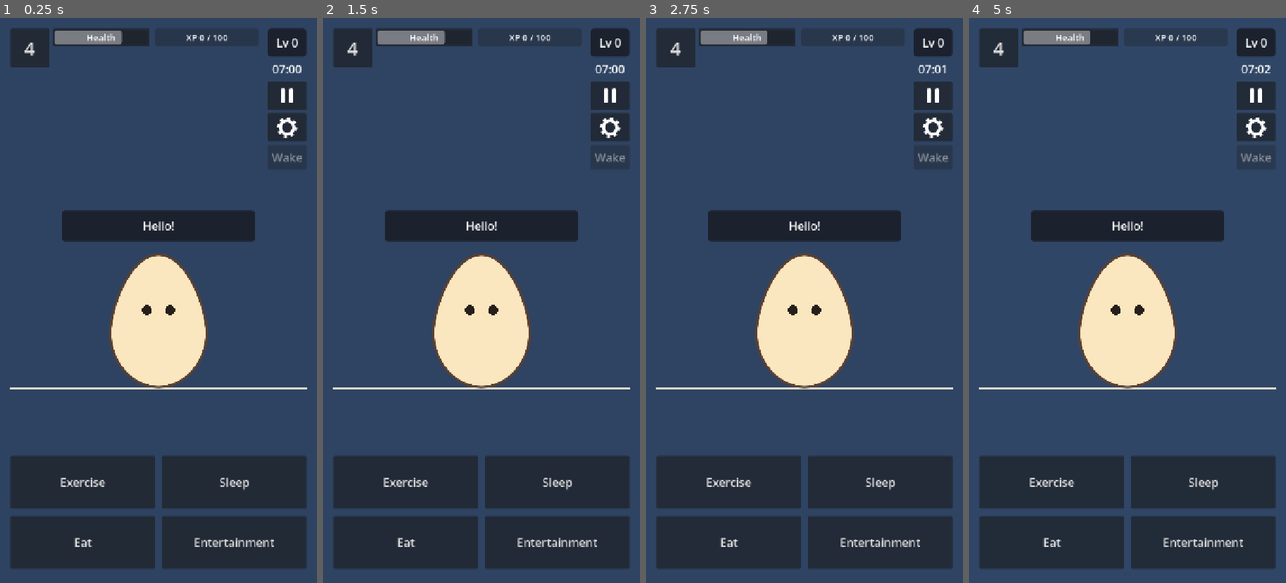
Above: before the commit, frames 1-4 (left to right).
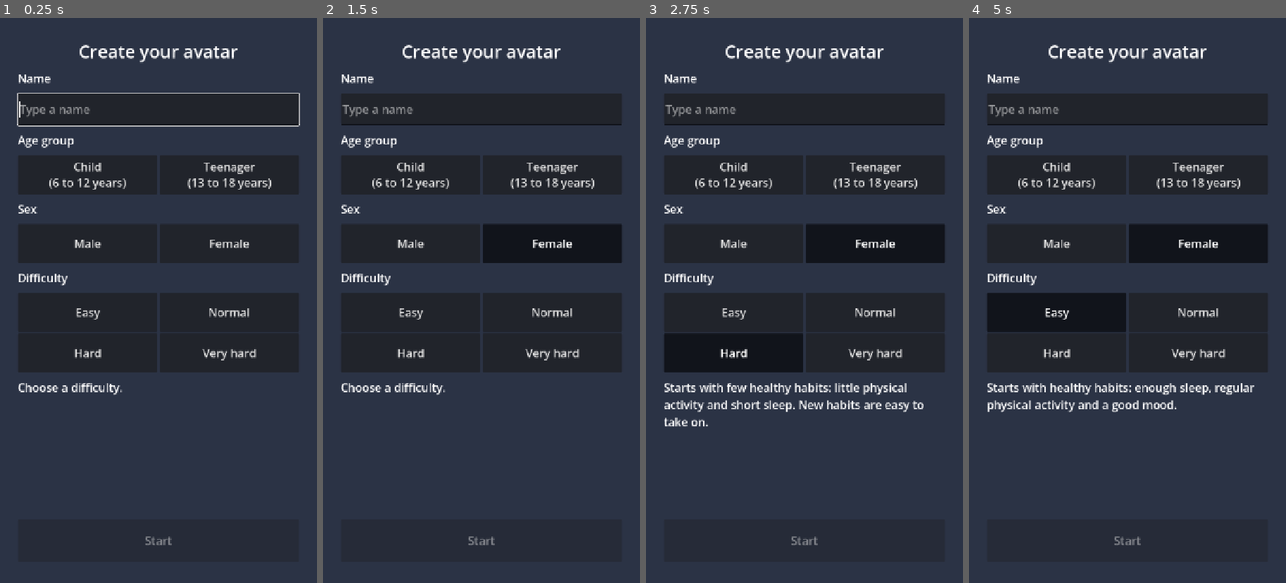
Above: after the commit, the same moments.

Repository: RomesQuiet/bio-streams-CMP
Game: Godot game, scene res://scenes/main.tscn
Two runs of this game, one before a commit and one after it. Both use one fixed random seed, a clock stepped at 60 frames per second and the inputs below.
Inputs (mouse positions are in pixels of both pictures, inside the frame that each line leads up to):
- Up to frame 1 (0.25 s): no input
- Up to frame 2 (1.5 s): click (411, 244) at 0.5 s, where only the run after the commit has a clickable "Male"; click (551, 244) at 1.25 s, where only the run after the commit has a clickable "Female"
- Up to frame 3 (2.75 s): click (734, 351) at 2 s, where only the run after the commit has a clickable "Hard"
- Up to frame 4 (5 s): click (1197, 351) at 2.75 s, where only the run after the commit has a clickable "Very hard"; click (1057, 311) at 3.5 s, where only the run after the commit has a clickable "Easy"; click (1057, 311) at 4.25 s, where only the run after the commit has a clickable "Easy"

The runs differ from the first frame. In frame 1, 75% of the frame differs, in the area x 0-100%, y 0-100%; in frame 2, 75%; in frame 3, 75%; in frame 4, 75%.

Commit message:
task 2 ml 3

Diff:
--- a/data/config.json
+++ b/data/config.json
@@ -76,5 +76,9 @@
 	"defaults": {
 		"language": { "value": "pt", "placeholder": true, "comment": "Starting language until settings exist. pt or en." },
 		"avatar_name": { "value": "", "placeholder": true, "comment": "Set on the avatar creation screen." }
+	},
+
+	"creation": {
+		"name_max_length": { "value": 20, "placeholder": true, "comment": "Most characters allowed in the avatar's name." }
 	}
 }
--- /dev/null
+++ b/scenes/ui/creation.tscn
@@ -0,0 +1,95 @@
+[gd_scene format=3]
+
+[ext_resource type="Script" path="res://scripts/ui/creation.gd" id="1_creation"]
+
+[node name="Creation" type="Control"]
+layout_mode = 3
+anchors_preset = 15
+anchor_right = 1.0
+anchor_bottom = 1.0
+grow_horizontal = 2
+grow_vertical = 2
+script = ExtResource("1_creation")
+
+[node name="Background" type="ColorRect" parent="."]
+layout_mode = 1
+anchors_preset = 15
+anchor_right = 1.0
+anchor_bottom = 1.0
+grow_horizontal = 2
+grow_vertical = 2
+mouse_filter = 2
+color = Color(0.17, 0.2, 0.27, 1)
+
+[node name="Margin" type="MarginContainer" parent="."]
+layout_mode = 1
+anchors_preset = 15
+anchor_right = 1.0
+anchor_bottom = 1.0
+grow_horizontal = 2
+grow_vertical = 2
+theme_override_constants/margin_left = 40
+theme_override_constants/margin_top = 48
+theme_override_constants/margin_right = 40
+theme_override_constants/margin_bottom = 48
+
+[node name="Layout" type="VBoxContainer" parent="Margin"]
+layout_mode = 2
+theme_override_constants/separation = 16
+
+[node name="Title" type="Label" parent="Margin/Layout"]
+layout_mode = 2
+theme_override_font_sizes/font_size = 40
+text = "Create your avatar"
+horizontal_alignment = 1
+
+[node name="NameLabel" type="Label" parent="Margin/Layout"]
+layout_mode = 2
+text = "Name"
+
+[node name="NameEdit" type="LineEdit" parent="Margin/Layout"]
+unique_name_in_owner = true
+custom_minimum_size = Vector2(0, 72)
+layout_mode = 2
+placeholder_text = "Type a name"
+
+[node name="AgeLabel" type="Label" parent="Margin/Layout"]
+layout_mode = 2
+text = "Age group"
+
+[node name="AgeButtons" type="HBoxContainer" parent="Margin/Layout"]
+unique_name_in_owner = true
+layout_mode = 2
+
+[node name="SexLabel" type="Label" parent="Margin/Layout"]
+layout_mode = 2
+text = "Sex"
+
+[node name="SexButtons" type="HBoxContainer" parent="Margin/Layout"]
+unique_name_in_owner = true
+layout_mode = 2
+
+[node name="DifficultyLabel" type="Label" parent="Margin/Layout"]
+layout_mode = 2
+text = "Difficulty"
+
+[node name="DifficultyButtons" type="GridContainer" parent="Margin/Layout"]
+unique_name_in_owner = true
+layout_mode = 2
+columns = 2
+
+[node name="DifficultyInfo" type="Label" parent="Margin/Layout"]
+unique_name_in_owner = true
+custom_minimum_size = Vector2(0, 150)
+layout_mode = 2
+autowrap_mode = 3
+
+[node name="Spacer" type="Control" parent="Margin/Layout"]
+layout_mode = 2
+size_flags_vertical = 3
+
+[node name="StartButton" type="Button" parent="Margin/Layout"]
+unique_name_in_owner = true
+custom_minimum_size = Vector2(0, 96)
+layout_mode = 2
+text = "Start"
--- a/scripts/autoload/game_state.gd
+++ b/scripts/autoload/game_state.gd
@@ -8,6 +8,8 @@
 
 ## Values that always stay between 0 and 1.
 const MEASURES_0_TO_1 := ["physical", "mental", "sleep", "hunger", "muscle"]
+## The player's choices on the avatar creation screen. Empty means not chosen yet.
+const CHOICE_KEYS := ["avatar_name", "age_group", "sex", "difficulty"]
 
 # Measures: physical, mental and sleep go from 0 to 1. Health goes from 1 to 5 and
 # always equals the health formula, so it rises and falls with the measures.
@@ -26,6 +28,12 @@
 ## Avatar hours spent at high health without a break (for the XP bonus).
 var high_health_hours: float
 var avatar_name: String
+## "child" or "teenager".
+var age_group: String
+## "male" or "female".
+var sex: String
+## "easy", "normal", "hard" or "very_hard".
+var difficulty: String
 var language: String
 
 ## Health as a whole number from 1 to 5 (health rounded). Shown in the health level box.
@@ -63,6 +71,9 @@
 	xp = Config.get_float("xp.start")
 	high_health_hours = 0.0
 	avatar_name = Config.get_string("defaults.avatar_name")
+	age_group = ""
+	sex = ""
+	difficulty = ""
 	language = Config.get_string("defaults.language")
 	changed.emit()
 
@@ -81,6 +92,9 @@
 		"xp": xp,
 		"high_health_hours": high_health_hours,
 		"avatar_name": avatar_name,
+		"age_group": age_group,
+		"sex": sex,
+		"difficulty": difficulty,
 		"language": language,
 	}
 
@@ -98,9 +112,26 @@
 	xp = float(data.get("xp", xp))
 	high_health_hours = float(data.get("high_health_hours", high_health_hours))
 	avatar_name = str(data.get("avatar_name", avatar_name))
+	age_group = str(data.get("age_group", age_group))
+	sex = str(data.get("sex", sex))
+	difficulty = str(data.get("difficulty", difficulty))
 	language = str(data.get("language", language))
 	health = calculate_health()
 	changed.emit()
+
+
+## True once the avatar has been created (name, age group, sex and difficulty chosen).
+func is_created() -> bool:
+	return has_all_choices(to_dict())
+
+
+## True if saved GameState data (from to_dict()) holds all the creation choices.
+## Saves from before the creation screen do not.
+func has_all_choices(data: Dictionary) -> bool:
+	for key in CHOICE_KEYS:
+		if str(data.get(key, "")).strip_edges().is_empty():
+			return false
+	return true
 
 
 ## Placeholder health formula: weighted average of the three measures,
@@ -188,7 +219,8 @@
 
 func print_state() -> void:
 	print("--- GameState ---")
-	print("avatar_name='%s' language=%s" % [avatar_name, language])
+	print("avatar_name='%s' age_group=%s sex=%s difficulty=%s language=%s" % [
+			avatar_name, age_group, sex, difficulty, language])
 	print("physical=%.2f mental=%.2f sleep=%.2f" % [physical, mental, sleep])
 	print("muscle=%.2f calories_spent=%.0f" % [muscle, calories_spent])
 	print("hunger=%.2f tired=%s" % [hunger, tired])
--- a/scripts/autoload/save_game.gd
+++ b/scripts/autoload/save_game.gd
@@ -64,10 +64,13 @@
 	if event is InputEventKey and event.pressed and not event.echo and event.keycode == KEY_F8:
 		delete_save()
 		print("SaveGame: save deleted, new game started")
+		# Reloading the main screen opens the avatar creation screen.
+		get_tree().reload_current_scene()
 
 
+## Nothing is saved before the avatar is created, so an old save stays until then.
 func _auto_save() -> void:
-	if auto_save_enabled:
+	if auto_save_enabled and GameState.is_created():
 		save_game()
 
 
@@ -147,6 +150,12 @@
 	if int(parsed.get("version", 0)) != SAVE_VERSION:
 		push_warning("SaveGame: ignoring a save with an unknown version")
 		return {}
+	var state: Variant = parsed.get("game_state", {})
+	if not state is Dictionary or not GameState.has_all_choices(state):
+		# Saves from Milestones 1 and 2 have no age group, sex or difficulty:
+		# the player starts a new game on the creation screen.
+		push_warning("SaveGame: ignoring a save without the avatar creation choices")
+		return {}
 	return parsed
 
 
--- /dev/null
+++ b/scripts/ui/creation.gd
@@ -0,0 +1,95 @@
+extends Control
+## Avatar creation screen, shown when there is no save. The player types a name and
+## chooses the age group, sex and difficulty, then Start opens the main screen.
+## Game time does not pass on this screen.
+
+const MAIN_SCENE := "res://scenes/main.tscn"
+
+## Choice id (saved in GameState) -> text on the button.
+const AGE_GROUPS := {
+	"child": "Child\n(6 to 12 years)",
+	"teenager": "Teenager\n(13 to 18 years)",
+}
+const SEXES := {
+	"male": "Male",
+	"female": "Female",
+}
+## Placeholder texts. They describe the starting habits only, in neutral words.
+const DIFFICULTIES := {
+	"easy": {
+		"name": "Easy",
+		"description": "Starts with healthy habits: enough sleep, regular physical activity and a good mood.",
+	},
+	"normal": {
+		"name": "Normal",
+		"description": "Starts with average habits: some physical activity and sleep, with room to improve.",
+	},
+	"hard": {
+		"name": "Hard",
+		"description": "Starts with few healthy habits: little physical activity and short sleep. New habits are easy to take on.",
+	},
+	"very_hard": {
+		"name": "Very hard",
+		"description": "Starts with very few healthy habits: almost no physical activity, very short sleep and a low mood. Changing habits too fast is hard on the mood.",
+	},
+}
+
+@onready var name_edit: LineEdit = %NameEdit
+@onready var age_buttons: HBoxContainer = %AgeButtons
+@onready var sex_buttons: HBoxContainer = %SexButtons
+@onready var difficulty_buttons: GridContainer = %DifficultyButtons
+@onready var difficulty_info: Label = %DifficultyInfo
+@onready var start_button: Button = %StartButton
+
+var _age_group := ""
+var _sex := ""
+var _difficulty := ""
+
+
+func _ready() -> void:
+	Clock.set_paused(true)
+	name_edit.max_length = Config.get_int("creation.name_max_length")
+	name_edit.text_changed.connect(_refresh.unbind(1))
+	_add_choice_buttons(age_buttons, AGE_GROUPS, func(id: String) -> void: _age_group = id)
+	_add_choice_buttons(sex_buttons, SEXES, func(id: String) -> void: _sex = id)
+	var difficulty_names := {}
+	for id in DIFFICULTIES:
+		difficulty_names[id] = DIFFICULTIES[id]["name"]
+	_add_choice_buttons(difficulty_buttons, difficulty_names, func(id: String) -> void: _difficulty = id)
+	start_button.pressed.connect(_on_start_pressed)
+	_refresh()
+	name_edit.grab_focus()
+
+
+## One toggle button per choice. Only one button of the group can be pressed;
+## pressing it calls on_chosen with the choice id.
+func _add_choice_buttons(container: Container, choices: Dictionary, on_chosen: Callable) -> void:
+	var group := ButtonGroup.new()
+	for id in choices:
+		var button := Button.new()
+		button.text = choices[id]
+		button.toggle_mode = true
+		button.button_group = group
+		button.size_flags_horizontal = Control.SIZE_EXPAND_FILL
+		button.custom_minimum_size = Vector2(0, 88)
+		button.pressed.connect(func() -> void:
+			on_chosen.call(id)
+			_refresh())
+		container.add_child(button)
+
+
+func _refresh() -> void:
+	difficulty_info.text = DIFFICULTIES[_difficulty]["description"] if _difficulty else "Choose a difficulty."
+	start_button.disabled = name_edit.text.strip_edges().is_empty() \
+			or _age_group.is_empty() or _sex.is_empty() or _difficulty.is_empty()
+
+
+func _on_start_pressed() -> void:
+	GameState.avatar_name = name_edit.text.strip_edges()
+	GameState.age_group = _age_group
+	GameState.sex = _sex
+	GameState.difficulty = _difficulty
+	GameState.changed.emit()
+	# Unpausing is a key moment, so the new game is saved here.
+	Clock.set_paused(false)
+	get_tree().change_scene_to_file(MAIN_SCENE)
--- a/scripts/ui/main.gd
+++ b/scripts/ui/main.gd
@@ -1,6 +1,8 @@
 extends Control
 ## Main game screen. Shows GameState, Clock and Activities on screen and handles the buttons.
 ## Eat is a placeholder until its task.
+
+const CREATION_SCENE := "res://scenes/ui/creation.tscn"
 
 ## Sky colours. The sky follows the clock (daylight hours in config), not whether
 ## the avatar is awake or asleep.
@@ -52,6 +54,10 @@
 
 
 func _ready() -> void:
+	# A new game (no save) starts on the avatar creation screen.
+	if not GameState.is_created():
+		get_tree().change_scene_to_file.call_deferred(CREATION_SCENE)
+		return
 	health_bar.min_value = Config.get_float("measures.health_min")
 	health_bar.max_value = Config.get_float("measures.health_max")
 	sleep_slider.min_value = Config.get_float("sleep_activity.slider_min_hours")
--- a/tests/activities_test.gd
+++ b/tests/activities_test.gd
@@ -139,6 +139,11 @@
 	_check("entertainment lasts 1 avatar hour", is_equal_approx(float(option.get("duration_hours", 0)), 1.0))
 	var gain: float = option["effects_per_hour"]["mental"]
 	game_state.reset()
+	# A save is only loaded if the avatar was created.
+	game_state.avatar_name = "Test Avatar"
+	game_state.age_group = "child"
+	game_state.sex = "female"
+	game_state.difficulty = "normal"
 	var mental_before: float = game_state.mental
 	clock.debug_speed = 600.0
 	_check("entertainment starts", activities.start("entertainment", "entertainment"))
--- /dev/null
+++ b/tests/creation_test.gd
@@ -0,0 +1,58 @@
+extends SceneTree
+## Tests for the avatar creation screen. Run from the project folder:
+##   Godot --headless --path . -s res://tests/creation_test.gd
+## Nothing is saved, so the real save is never touched.
+
+var _failures := 0
+
+
+func _process(_delta: float) -> bool:
+	var save_game: Node = root.get_node("SaveGame")
+	var game_state: Node = root.get_node("GameState")
+	var clock: Node = root.get_node("Clock")
+	save_game.save_path = "user://test_save.json"
+	save_game.use_web_storage = false
+	save_game.auto_save_enabled = false
+	root.get_node("Activities").reset()
+	game_state.reset()
+	clock.reset()
+	_check("a new game is not created yet", not game_state.is_created())
+
+	var screen: Control = load("res://scenes/ui/creation.tscn").instantiate()
+	root.add_child(screen)
+	_check("game time is paused on the creation screen", clock.paused)
+	var start: Button = screen.get_node("%StartButton")
+	_check("Start is disabled before choosing", start.disabled)
+	_check("two age groups", screen.get_node("%AgeButtons").get_child_count() == 2)
+	_check("two sexes", screen.get_node("%SexButtons").get_child_count() == 2)
+	_check("four difficulties", screen.get_node("%DifficultyButtons").get_child_count() == 4)
+
+	screen.get_node("%AgeButtons").get_child(1).pressed.emit()
+	screen.get_node("%SexButtons").get_child(1).pressed.emit()
+	screen.get_node("%DifficultyButtons").get_child(3).pressed.emit()
+	_check("Start stays disabled without a name", start.disabled)
+	var name_edit: LineEdit = screen.get_node("%NameEdit")
+	name_edit.text = "   "
+	name_edit.text_changed.emit(name_edit.text)
+	_check("a name of only spaces is not accepted", start.disabled)
+	name_edit.text = "  Rui "
+	name_edit.text_changed.emit(name_edit.text)
+	_check("Start is enabled with all four choices", not start.disabled)
+
+	start.pressed.emit()
+	_check("name stored without spaces", game_state.avatar_name == "Rui")
+	_check("age group stored", game_state.age_group == "teenager")
+	_check("sex stored", game_state.sex == "female")
+	_check("difficulty stored", game_state.difficulty == "very_hard")
+	_check("the avatar is created", game_state.is_created())
+	_check("game time runs again after Start", not clock.paused)
+
+	print("%s (%d failed)" % ["ALL PASSED" if _failures == 0 else "SOME FAILED", _failures])
+	quit(1 if _failures > 0 else 0)
+	return true
+
+
+func _check(name: String, ok: bool) -> void:
+	if not ok:
+		_failures += 1
+	print("%s: %s" % ["PASS" if ok else "FAIL", name])
--- a/tests/save_test.gd
+++ b/tests/save_test.gd
@@ -19,8 +19,18 @@
 	game_state.reset()
 	clock.reset()
 
-	# A game in the middle of a sleep, with a name and some XP.
+	# Before the avatar is created nothing is saved automatically.
+	save_game.auto_save_enabled = true
+	save_game._auto_save()
+	save_game.auto_save_enabled = false
+	_check("no autosave before the avatar is created", not FileAccess.file_exists(TEST_PATH))
+
+	# A game in the middle of a sleep, with the creation choices and some XP.
 	game_state.avatar_name = "Test Avatar"
+	game_state.age_group = "teenager"
+	game_state.sex = "male"
+	game_state.difficulty = "hard"
+	_check("avatar counts as created", game_state.is_created())
 	game_state.xp = 157.5
 	game_state.physical = 0.8
 	game_state.muscle = 0.7
@@ -44,6 +54,8 @@
 	_check("state was cleared before loading", game_state.avatar_name != "Test Avatar")
 	_check("load finds the save", save_game.load_game())
 	_check("measures, XP and name restored", _same(game_state.to_dict(), saved_state))
+	_check("age group, sex and difficulty restored", game_state.age_group == "teenager"
+			and game_state.sex == "male" and game_state.difficulty == "hard")
 	_check("time restored", _same(clock.to_dict(), saved_clock))
 	_check("still asleep after loading", clock.phase == clock.Phase.SLEEPING)
 	_check("sleep activity restored", _same(root.get_node("Activities").to_dict(), saved_activity) and root.get_node("Activities").is_running())
@@ -52,6 +64,19 @@
 	file.store_string("not json")
 	file.close()
 	_check("a broken save is ignored", not save_game.load_game())
+
+	# A save from Milestones 1 and 2 has no creation choices: it is ignored and
+	# the player starts a new game.
+	var old_state: Dictionary = saved_state.duplicate()
+	for key in ["age_group", "sex", "difficulty"]:
+		old_state.erase(key)
+	file = FileAccess.open(TEST_PATH, FileAccess.WRITE)
+	file.store_string(JSON.stringify({"version": 1, "save_count": 5, "game_state": old_state,
+			"clock": saved_clock, "activities": {}}))
+	file.close()
+	game_state.reset()
+	_check("a save without the creation choices is ignored", not save_game.load_game())
+	_check("so the creation screen is shown", not game_state.is_created())
 
 	DirAccess.remove_absolute(TEST_PATH)
 	print("%s (%d failed)" % ["ALL PASSED" if _failures == 0 else "SOME FAILED", _failures])
Not shown, added: scripts/ui/creation.gd.uid
Not shown, added: tests/creation_test.gd.uid
Not shown, changed: CLAUDE.md
Not shown, added: MILESTONE_3.md
Not shown, changed: README.md
